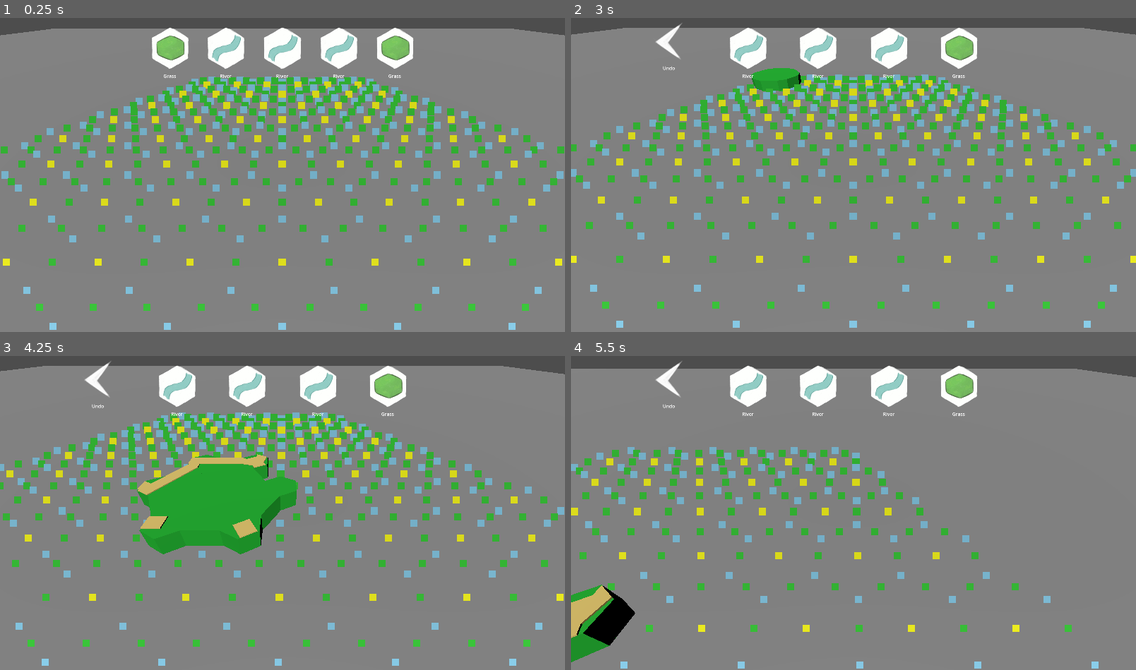
Above: before the commit, frames 1-4 (two rows, left to right).
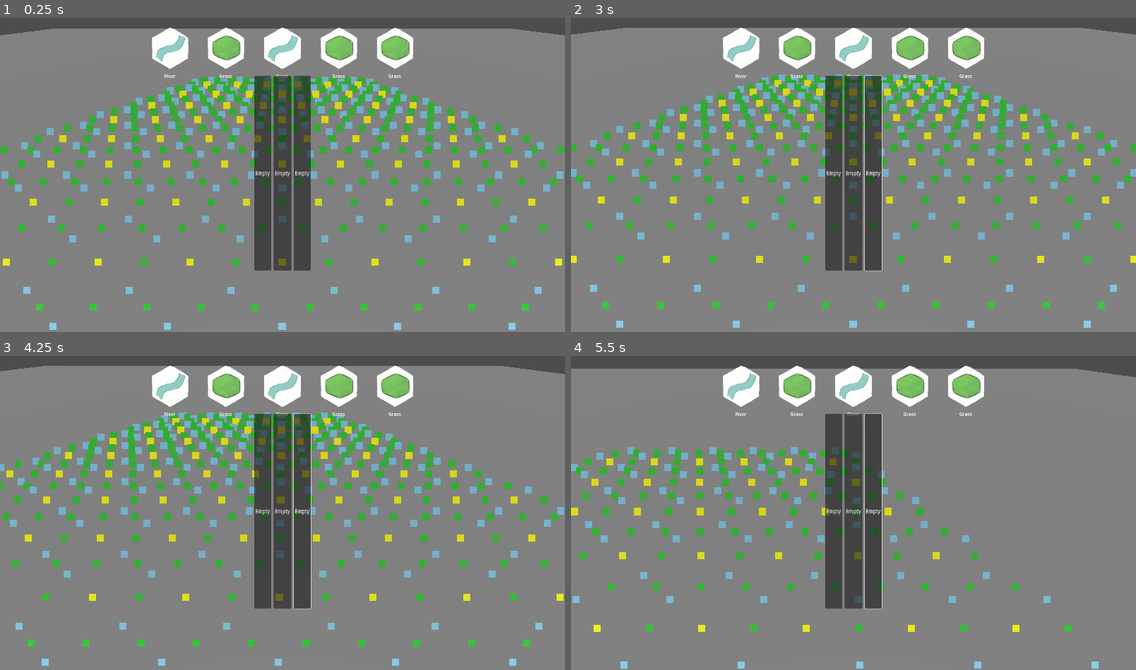
Above: after the commit, the same moments.

Repository: justfordoener/schmuck-of-schmiles
Game: Godot game, scene res://scenes/module_sandbox.tscn
The game is run twice, just before and just after one commit, with the same random seed, the same clock (stepped at 60 frames per second) and the same inputs.
Inputs (mouse positions are in pixels of both pictures, inside the frame that each line leads up to):
- Up to frame 1 (0.25 s): no input
- Up to frame 2 (3 s): click (836, 171) at 0.5 s, where only the run after the commit has a clickable "Empty"; click (853, 171) at 1.25 s, where only the run after the commit has a clickable "Empty"; click (870, 171) at 2 s, where only the run after the commit has a clickable "Empty"; click (740, 49) at 2.77 s
- Up to frame 3 (4.25 s): tap Enter at 3.5 s; move the mouse to (406, 494) at 3.52 s; hold D (move_right) from 3.53 s (still down); hold Right mouse button (camera_drag) from 3.53 s (still down); click (406, 494) at 3.67 s; tap Space at 3.77 s
- Up to frame 4 (5.5 s): move the mouse to (825, 513) at 4.27 s; release D (move_right) at 4.28 s; release Right mouse button (camera_drag) at 4.28 s; hold W (move_forward) 4.28-5.03 s; click (825, 513) at 4.35 s; tap Space at 4.52 s; move the mouse to (910, 440) at 5.02 s; hold D (move_right) from 5.03 s (still down); tap Z (mouse_wheel_down) at 5.1 s

The runs differ from the first frame. In frame 1, 6.8% of the frame differs, in the area x 27-63%, y 5-81%; in frame 2, 10%; in frame 3, 15%, in the area x 15-74%, y 1-81%; in frame 4, 12%.

Commit message:
Basic Tile Packs and Themes

Diff:
--- a/book_of_tiles_godot/scenes/user_interface/HUD_canvas.tscn
+++ b/book_of_tiles_godot/scenes/user_interface/HUD_canvas.tscn
@@ -112,6 +112,50 @@
 horizontal_alignment = 1
 vertical_alignment = 1
 
+[node name="TilePacks" type="Control" parent="."]
+layout_mode = 3
+anchors_preset = 15
+anchor_right = 1.0
+anchor_bottom = 1.0
+grow_horizontal = 2
+grow_vertical = 2
+
+[node name="PauseMenu" type="HBoxContainer" parent="TilePacks"]
+custom_minimum_size = Vector2(800, 660)
+layout_mode = 1
+anchors_preset = 8
+anchor_left = 0.5
+anchor_top = 0.5
+anchor_right = 0.5
+anchor_bottom = 0.5
+offset_left = -400.0
+offset_top = -330.0
+offset_right = 400.0
+offset_bottom = 330.0
+grow_horizontal = 2
+grow_vertical = 2
+alignment = 1
+
+[node name="Settings" type="Button" parent="TilePacks/PauseMenu" groups=["snappable_ui"]]
+layout_mode = 2
+text = "Empty"
+
+[node name="Spacer" type="Control" parent="TilePacks/PauseMenu"]
+custom_minimum_size = Vector2(0, 20)
+layout_mode = 2
+
+[node name="BackToMenu" type="Button" parent="TilePacks/PauseMenu" groups=["snappable_ui"]]
+layout_mode = 2
+text = "Empty"
+
+[node name="Spacer2" type="Control" parent="TilePacks/PauseMenu"]
+custom_minimum_size = Vector2(0, 20)
+layout_mode = 2
+
+[node name="CloseMenu" type="Button" parent="TilePacks/PauseMenu" groups=["snappable_ui"]]
+layout_mode = 2
+text = "Empty"
+
 [node name="PauseUI" parent="." instance=ExtResource("4_dmdn1")]
 
 [connection signal="pressed" from="Control/MarginContainer/HBoxContainer/Undo/UndoButtonVBox/TextureButton" to="." method="_on_undo_button_pressed"]
--- a/book_of_tiles_godot/scenes/user_interface/tile cards/tile_card_beaver.tscn
+++ b/book_of_tiles_godot/scenes/user_interface/tile cards/tile_card_beaver.tscn
@@ -7,6 +7,10 @@
 [node name="TileCardBeaver" instance=ExtResource("1_uaf7j")]
 anchors_preset = 0
 tile = ExtResource("2_w6ykq")
+themes = 1
+weight_animals = 1
+weight_infrastructure = 1
+weight_landscape = 1
 
 [node name="TextureButton" parent="VBoxContainer" index="0" groups=["snappable_ui"]]
 texture_normal = ExtResource("3_v7l15")
--- a/book_of_tiles_godot/scenes/user_interface/tile cards/tile_card_grass.tscn
+++ b/book_of_tiles_godot/scenes/user_interface/tile cards/tile_card_grass.tscn
@@ -7,6 +7,10 @@
 [node name="TileCardGrass" instance=ExtResource("1_iplyg")]
 anchors_preset = 0
 tile = ExtResource("2_djcye")
+themes = 1
+weight_animals = 1
+weight_infrastructure = 1
+weight_landscape = 1
 
 [node name="VBoxContainer" parent="." index="0"]
 offset_bottom = 184.0
--- a/book_of_tiles_godot/scenes/user_interface/tile cards/tile_card_river.tscn
+++ b/book_of_tiles_godot/scenes/user_interface/tile cards/tile_card_river.tscn
@@ -7,6 +7,10 @@
 [node name="TileCardRiver" instance=ExtResource("1_1ye3b")]
 anchors_preset = 0
 tile = ExtResource("2_2nl88")
+themes = 1
+weight_animals = 1
+weight_infrastructure = 1
+weight_landscape = 1
 
 [node name="TextureButton" parent="VBoxContainer" index="0" groups=["snappable_ui"]]
 texture_normal = ExtResource("3_ri382")
--- a/book_of_tiles_godot/scripts/managers/UI_manager.gd
+++ b/book_of_tiles_godot/scripts/managers/UI_manager.gd
@@ -50,10 +50,12 @@
 	if hand.size() > 0:
 		printerr("ERROR, hand not empty!")
 		return
+	var available := _get_available_cards()
+	if available.is_empty():
+		printerr("No cards available for theme/pack combination!")
+		return
 	for i in Parameters.HAND_SIZE:
-		var rng_tile_index = randi_range(0, tile_cards.size()-1)
-		var card = tile_cards[rng_tile_index]
-		add_card_to_hand(i, card)
+		add_card_to_hand(i, _pick_weighted(available))
 	_check_visibility()
 	cards_played_today = []
 
@@ -103,6 +105,34 @@
 	var last_card : PackedScene = cards_played_today.pop_back()
 	add_card_to_hand(hand.size(), last_card)
 
-func choose_tile_pack() :
-	var active_pack : int
-	active_pack = TileCard.PACK_ANIMALS
+#func choose_tile_pack() :
+#	active_pack = TileCard.PACK_ANIMALS
+func choose_tile_pack(pack : int, theme : int) -> void:
+	active_pack = pack
+	active_theme = theme
+
+func _get_available_cards() -> Array[PackedScene]:
+	var filtered : Array[PackedScene] = []
+	for card_scene in tile_cards:
+		var instance := card_scene.instantiate() as TileCard
+		if instance.is_in_theme(active_theme) and instance.is_in_pack(active_pack):
+			filtered.append(card_scene)
+		instance.queue_free()
+	return filtered
+
+func _pick_weighted(available : Array[PackedScene]) -> PackedScene:
+	var total_weight := 0
+	for card_scene in available:
+		var instance := card_scene.instantiate() as TileCard
+		total_weight += instance.get_weight_for_pack(active_pack)
+		instance.queue_free()
+
+	var roll := randi_range(1, total_weight)
+	var cumulative := 0
+	for card_scene in available:
+		var instance := card_scene.instantiate() as TileCard
+		cumulative += instance.get_weight_for_pack(active_pack)
+		instance.queue_free()
+		if roll <= cumulative:
+			return card_scene
+	return available[-1]
